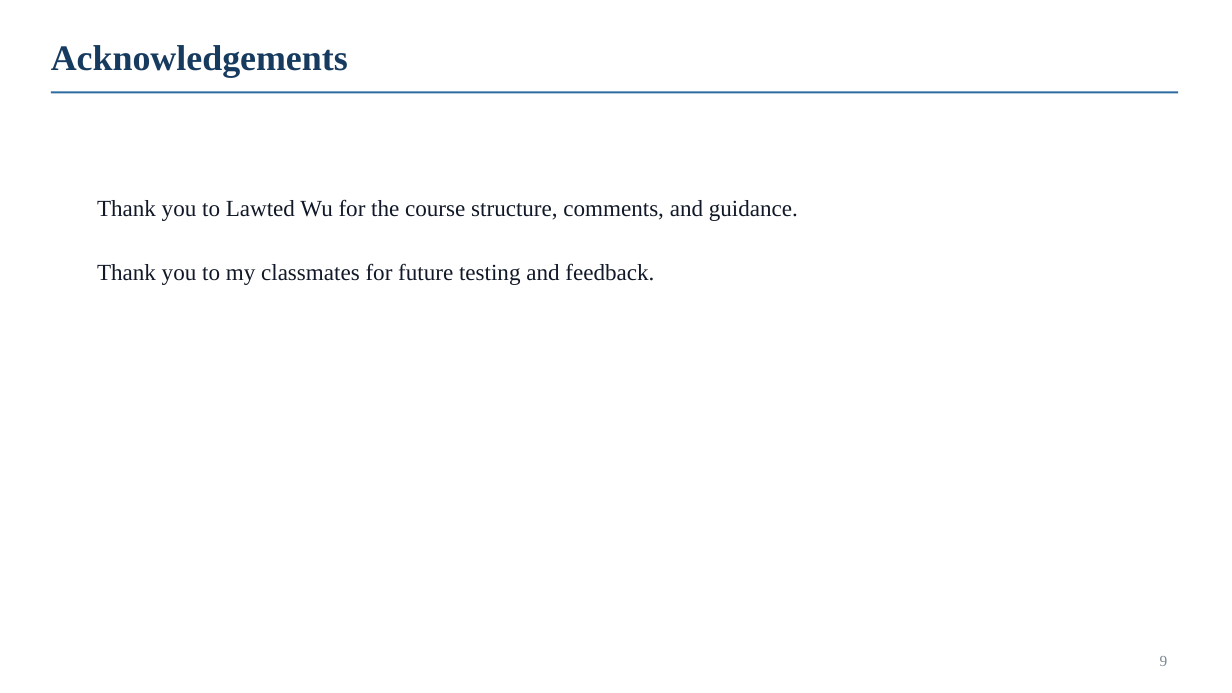
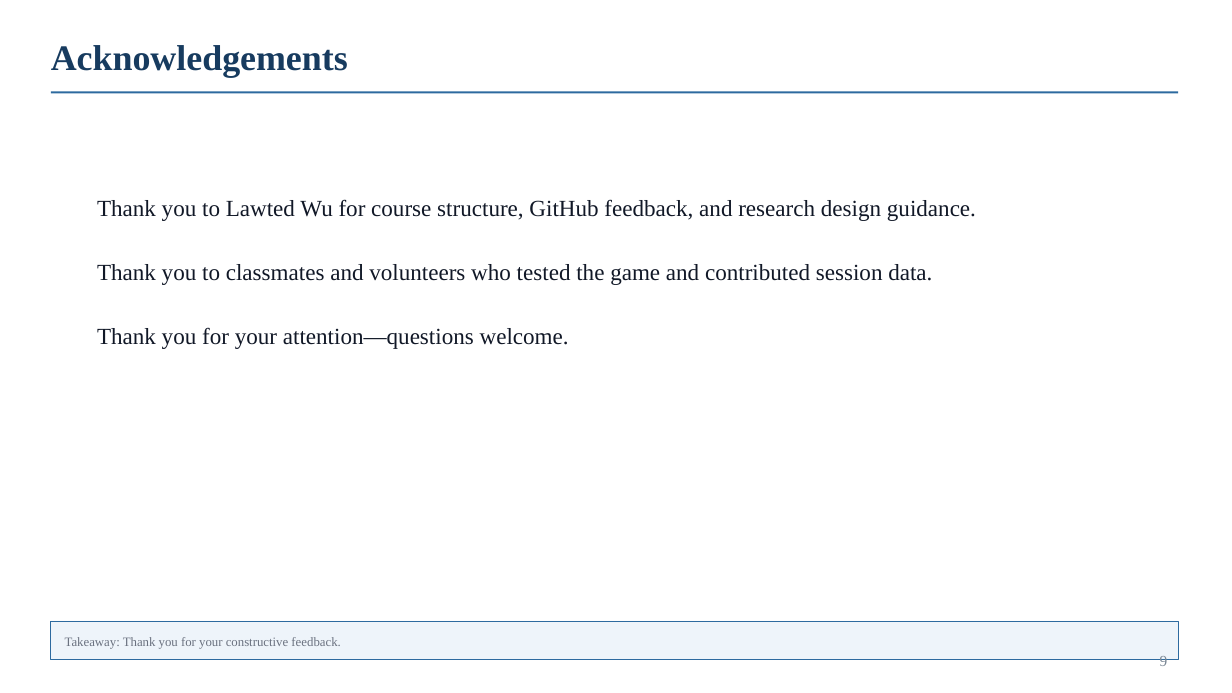
Before and after one commit to HYH-SZ/mayor-climate-game, a slide deck: slide 9 of midterm.pptx. Drawn at 1232x693 pixels with LibreOffice and Linux fonts; fonts in the diff are those of the drawing. Boxes give left, top, right and bottom in pixels: in the first picture for what was removed or moved away, otherwise in the second. Text is boxed around its words. In the diff, an @@ line names an element or a change of style, - is before the commit and + after.

```diff
--- a/midterm.pptx
+++ b/midterm.pptx
@@ text at [97, 199, 976, 349]: text changed @@
-Thank you to Lawted Wu for the course structure, comments, and guidance.
-Thank you to my classmates for future testing and feedback.
+Thank you to Lawted Wu for course structure, GitHub feedback, and research design guidance.
+Thank you to classmates and volunteers who tested the game and contributed session data.
+Thank you for your attention—questions welcome.
@@ rectangle added at [51, 621, 1178, 660], fill #EEF4FA, outline #2D6A9F 0.6 pt @@
@@ text added at [65, 637, 340, 649], 10 pt, text #6B7280 @@
+Takeaway: Thank you for your constructive feedback.
```
Also in this commit, not shown: 5 other slides changed, 3 slides added, 3 slides removed, 1 other file.
